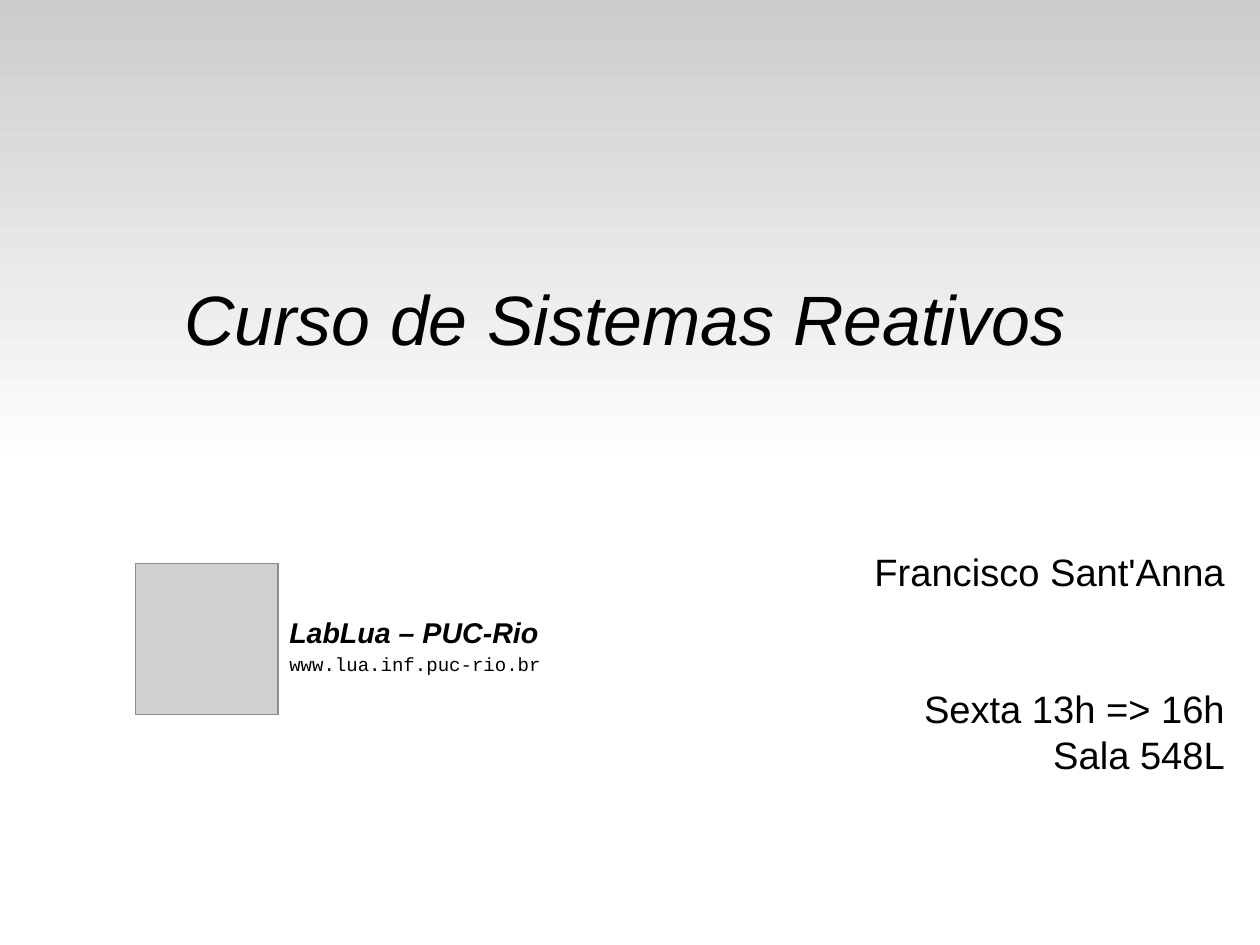
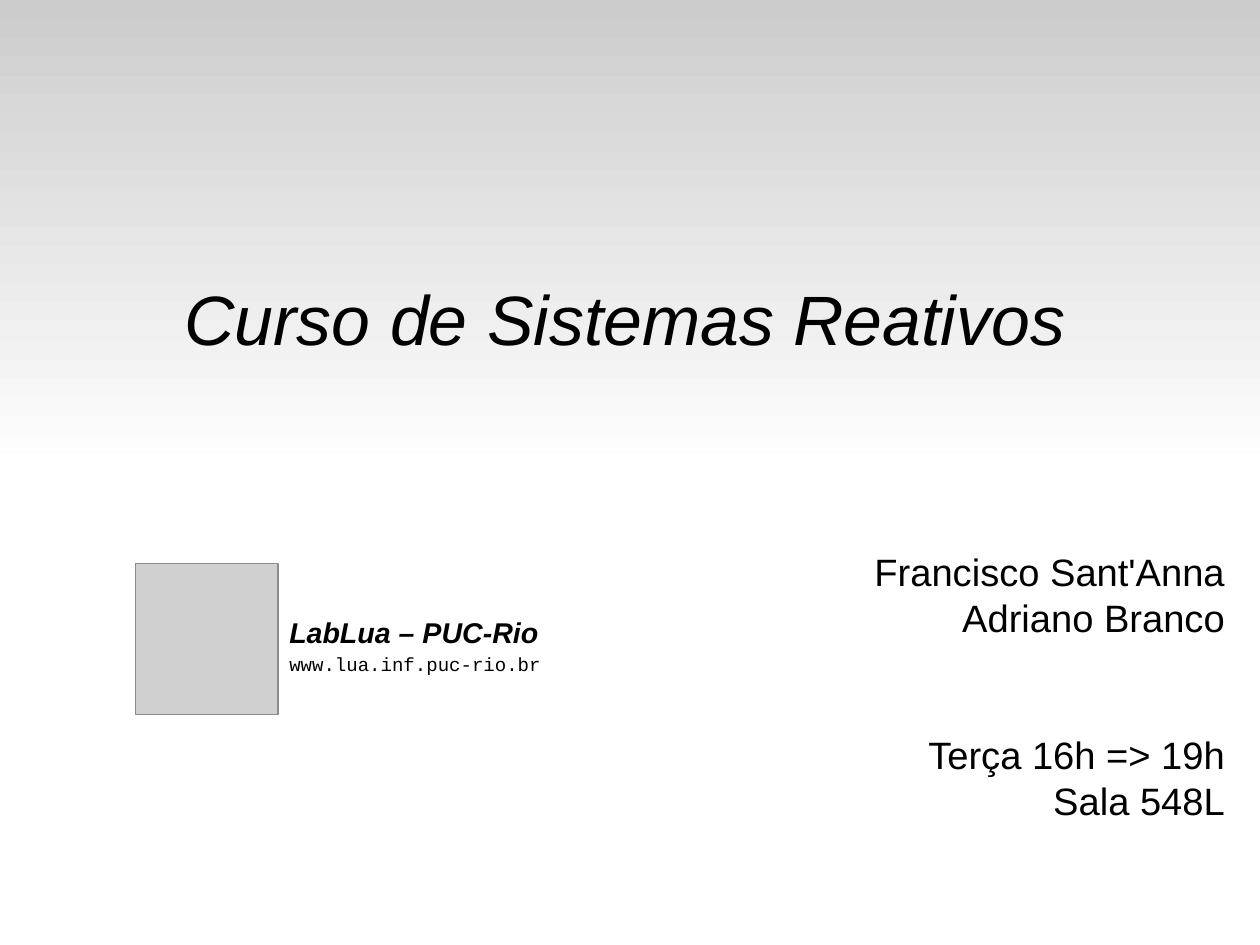
Before and after one commit to fsantanna-uerj/reativos, a slide deck: slide 1 of slides/00_intro.odp. Drawn at 1260x945 pixels with LibreOffice and Linux fonts; fonts in the diff are those of the drawing; grey boxes stand for pictures. Boxes give left, top, right and bottom in pixels: in the first picture for what was removed or moved away, otherwise in the second. Text is boxed around its words. In the diff, an @@ line names an element or a change of style, - is before the commit and + after.

```diff
--- a/slides/00_intro.odp
+++ b/slides/00_intro.odp
@@ text at box(928, 604, 1225, 777): text changed @@
-Sexta 13h => 16h
+Adriano Branco
+Terça 16h => 19h
```
Also in this commit, not shown: 3 other slides changed, 4 other files.
